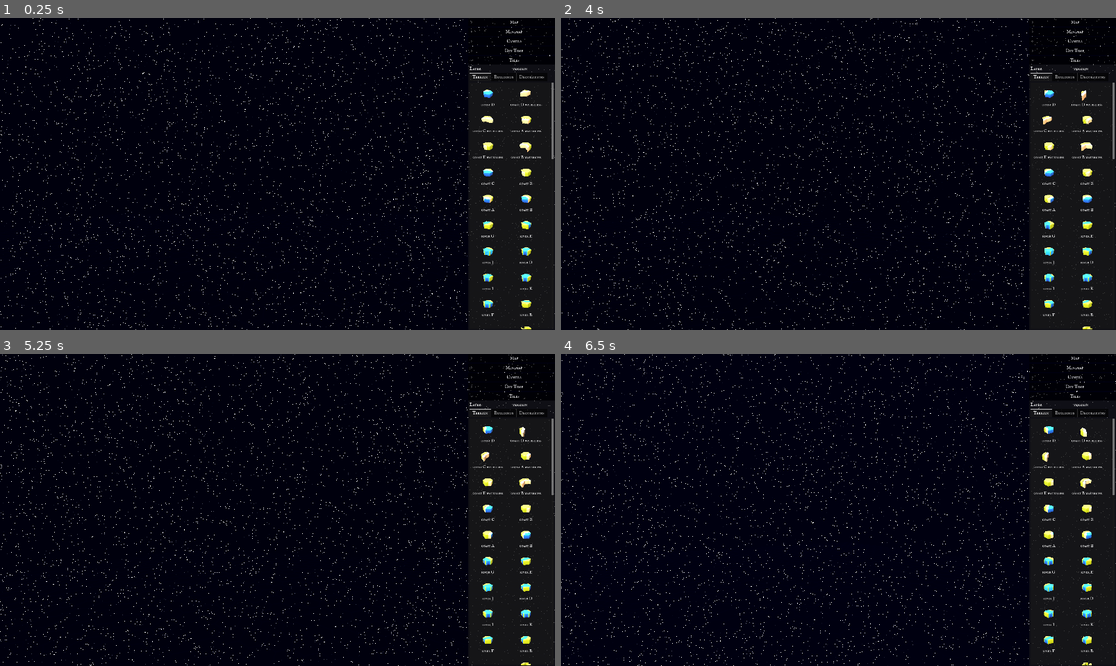
Above: before the commit, frames 1-4 (two rows, left to right).
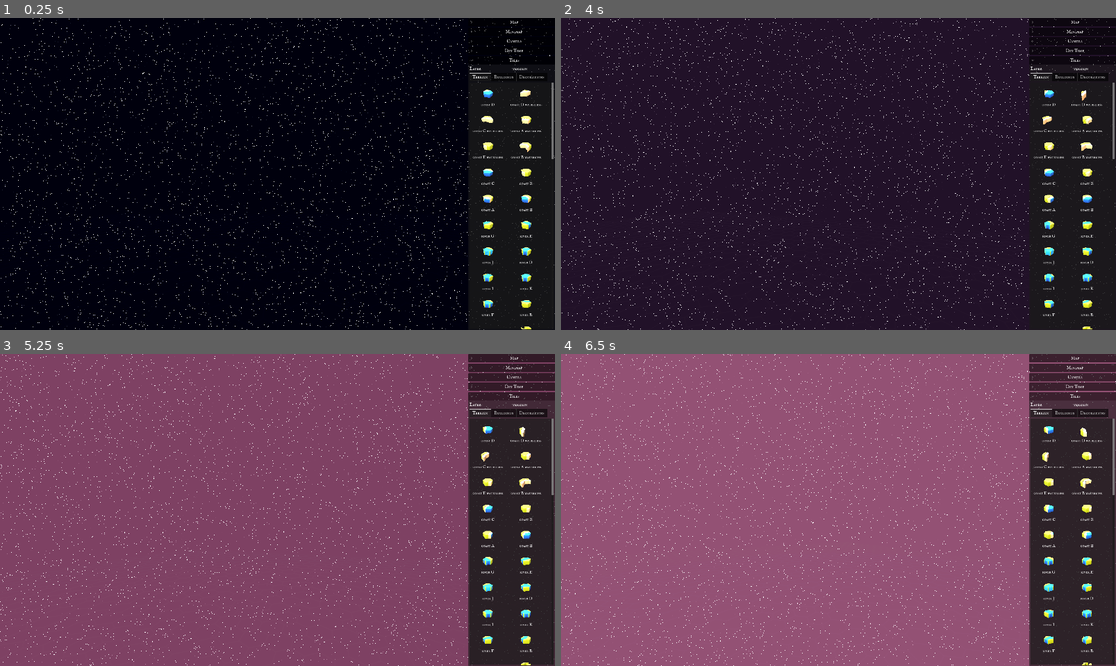
Above: after the commit, the same moments.

Repository: guillaumedelre/medieval-hexagon
Game: Godot game, scene res://scenes/editor/MapEditor.tscn
Two runs of this game, one before a commit and one after it. Both use one fixed random seed, a clock stepped at 60 frames per second and the inputs below. This scene is started directly instead of the project's main scene.
Inputs (mouse positions are in pixels of both pictures, inside the frame that each line leads up to):
- Up to frame 1 (0.25 s): no input
- Up to frame 2 (4 s): tap Enter at 0.5 s; move the mouse to (960, 158) at 0.52 s; hold D (move_right) 0.53-1.28 s; hold A (move_rotate_antihorary) 0.53-1.28 s; click (960, 158) at 0.67 s; move the mouse to (727, 189) at 1.27 s; hold S (move_backward) 1.28-2.03 s; tap E (move_rotate_horary) at 1.35 s; move the mouse to (894, 105) at 2.02 s; hold D (move_right) 2.03-2.78 s; hold R (rotate_ghost_horary) 2.03-2.78 s; move the mouse to (810, 236) at 2.77 s; hold Z (move_forward) 2.78-3.53 s; tap A (move_rotate_antihorary) at 2.85 s; click (810, 236) at 2.92 s; move the mouse to (1005, 220) at 3.52 s; hold Q (move_left) from 3.53 s (still down); hold E (move_rotate_horary) from 3.53 s (still down)
- Up to frame 3 (5.25 s): move the mouse to (111, 463) at 4.27 s; release E (move_rotate_horary) at 4.28 s; tap R (rotate_ghost_horary) at 4.35 s; move the mouse to (305, 510) at 5.02 s; release Q (move_left) at 5.03 s; hold S (move_backward) from 5.03 s (still down); hold A (move_rotate_antihorary) from 5.03 s (still down); click (305, 510) at 5.17 s
- Up to frame 4 (6.5 s): move the mouse to (755, 432) at 5.77 s; release S (move_backward) at 5.78 s; release A (move_rotate_antihorary) at 5.78 s; hold D (move_right) from 5.78 s (still down); tap E (move_rotate_horary) at 5.85 s

The runs differ from the first frame. In frame 2, 84% of the frame differs, in the area x 0-100%, y 0-100%; in frame 3, 87%; in frame 4, 87%.

Commit message:
Change sun and moon rotation to Est/West, Create debug line for DirectionalLight3D

Diff:
--- a/scenes/editor/MapEditor.tscn
+++ b/scenes/editor/MapEditor.tscn
@@ -25,7 +25,7 @@
 sun_pivot = NodePath("SunPivot")
 moon_pivot = NodePath("MoonPivot")
 world_env = NodePath("../WorldEnvironment")
-day_length_seconds = 60.0
+day_length_seconds = 30.0
 
 [node name="SunPivot" type="Node3D" parent="DayNightCycle"]
 
--- a/scripts/editor/day_night_cycle.gd
+++ b/scripts/editor/day_night_cycle.gd
@@ -8,13 +8,15 @@
 @export var grid_center: Vector3 = Vector3.ZERO
 @export var day_length_seconds: float = 180.0
 
+
+const ORBIT_RADIUS := 1000.0
+
 var time: float = 0.0 # 0 = minuit, 0.5 = midi
-
-const ORBIT_RADIUS := 5000.0
-
 var sun_light: DirectionalLight3D
 var moon_light: DirectionalLight3D
 var sky_material: ShaderMaterial
+var debug_sun_line: MeshInstance3D
+var debug_moon_line: MeshInstance3D
 
 func _ready() -> void:
 	print("🌍 DayNightCycle Initialized")
@@ -40,7 +42,6 @@
 		push_warning("⚠️ Aucun Sky trouvé dans l'Environment.")
 		return
 
-	# GODOT 4 API : safe & typed
 	var mat := sky.sky_material
 	if mat is ShaderMaterial:
 		sky_material = mat as ShaderMaterial
@@ -50,6 +51,7 @@
 
 	_create_sun()
 	_create_moon()
+	#_create_debug_lines()
 
 func _process(delta: float) -> void:
 	_update_time(delta)
@@ -65,9 +67,9 @@
 	var angle_deg := time * 360.0 - 90.0
 
 	var sun_dir := Vector3(
+		cos(deg_to_rad(angle_deg)),
+		sin(deg_to_rad(angle_deg)),
 		0,
-		sin(deg_to_rad(angle_deg)),
-		cos(deg_to_rad(angle_deg))
 	)
 
 	var moon_dir := -sun_dir
@@ -82,6 +84,24 @@
 
 	sun_light.visible = sun_dir.y > 0.0
 	moon_light.visible = moon_dir.y > 0.0
+
+	if debug_sun_line and debug_sun_line.mesh:
+		var sun_immediate := debug_sun_line.mesh as ImmediateMesh
+		sun_immediate.clear_surfaces()
+		sun_immediate.surface_begin(Mesh.PRIMITIVE_LINES)
+		sun_immediate.surface_set_color(Color(1, 1, 0))
+		sun_immediate.surface_add_vertex(sun_light.global_position)
+		sun_immediate.surface_add_vertex(grid_center)
+		sun_immediate.surface_end()
+
+	if debug_moon_line and debug_moon_line.mesh:
+		var moon_immediate := debug_moon_line.mesh as ImmediateMesh
+		moon_immediate.clear_surfaces()
+		moon_immediate.surface_begin(Mesh.PRIMITIVE_LINES)
+		moon_immediate.surface_set_color(Color(0.8, 0.8, 1))
+		moon_immediate.surface_add_vertex(moon_light.global_position)
+		moon_immediate.surface_add_vertex(grid_center)
+		moon_immediate.surface_end()
 
 func _update_environment() -> void:
 	var env := world_env.environment
@@ -145,3 +165,12 @@
 	moon_light.light_energy = 0.25
 	moon_light.shadow_enabled = true
 	add_child(moon_light)
+
+func _create_debug_lines() -> void:
+	debug_sun_line = MeshInstance3D.new()
+	debug_sun_line.mesh = ImmediateMesh.new()
+	add_child(debug_sun_line)
+
+	debug_moon_line = MeshInstance3D.new()
+	debug_moon_line.mesh = ImmediateMesh.new()
+	add_child(debug_moon_line)
